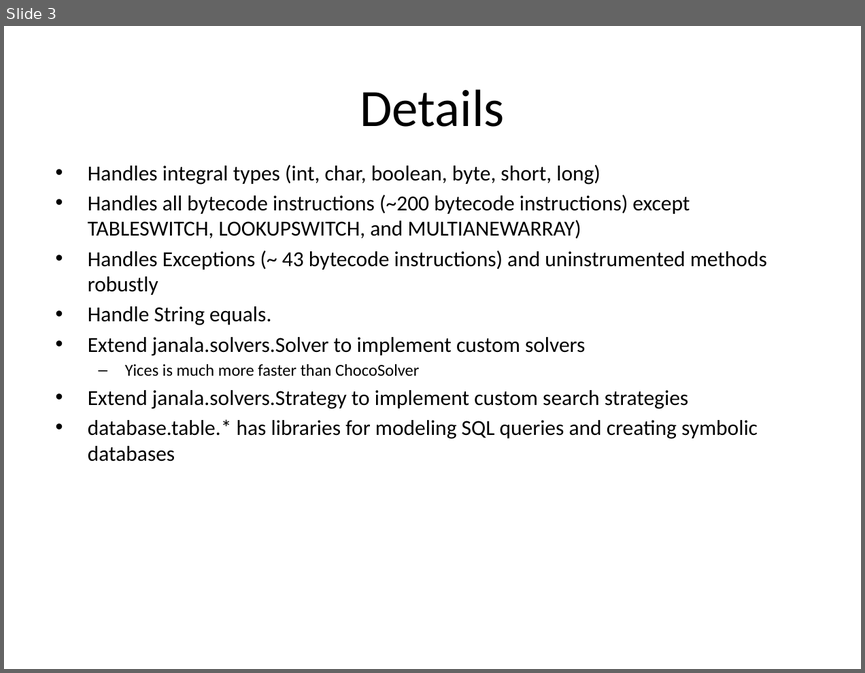
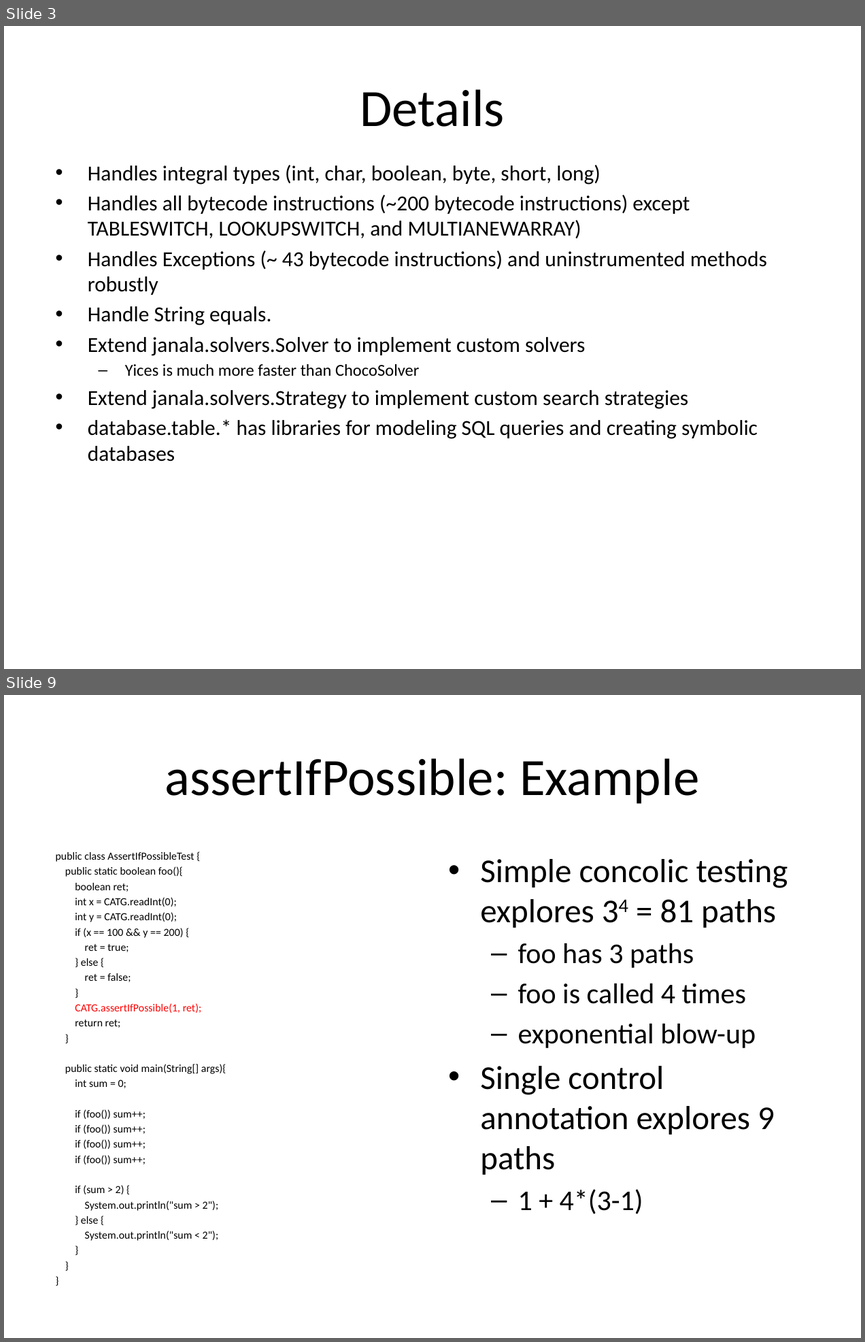
Before and after one commit to ksen007/janala2, a slide deck: janala.pptx. Shown one above the other, each under a label of ours: slide 3 before the commit, slides 3 and 9 after it; the slides between them are not shown. The pictures are 865x673 and 865x1342 pixels, drawn with LibreOffice and Linux fonts; fonts in the diff are those of the drawing. Boxes give left, top, right and bottom in pixels: in the first picture for what was removed or moved away, otherwise in the second. Text is boxed around its words. In the diff, an @@ line names an element or a change of style, - is before the commit and + after.

```diff
--- a/janala.pptx
+++ b/janala.pptx
@@ slide 9 added at (x1=4, y1=695, x2=861, y2=1338), background #FFFFFF @@
@@ title added at (x1=164, y1=758, x2=699, y2=804), 44 pt, text #000000 @@
+assertIfPossible: Example
@@ text added at (x1=56, y1=852, x2=226, y2=1240), 9.1 pt, text #000000 @@
+public class AssertIfPossibleTest {
+public static boolean foo(){
+boolean ret;
+int x = CATG.readInt(0);
+int y = CATG.readInt(0);
+if (x == 100 && y == 200) {
+ret = true;
+} else {
+ret = false;
+}
+CATG.assertIfPossible(1, ret);
+return ret;
+}
+public static void main(String[] args){
+int sum = 0;
+if (foo()) sum++;
+if (foo()) sum++;
+if (foo()) sum++;
+if (foo()) sum++;
+if (sum > 2) {
+System.out.println("sum > 2");
+} else {
+System.out.println("sum < 2");
+}
+}
+}
@@ text added at (x1=480, y1=859, x2=788, y2=1214), 28 pt, text #000000 @@
+• Simple concolic testing explores 34 = 81 paths
+  – foo has 3 paths
+  – foo is called 4 times
+  – exponential blow-up
+• Single control annotation explores 9 paths
+  – 1 + 4*(3-1)
```
Also in this commit, not shown: 9 other slides added, 2 other files.
